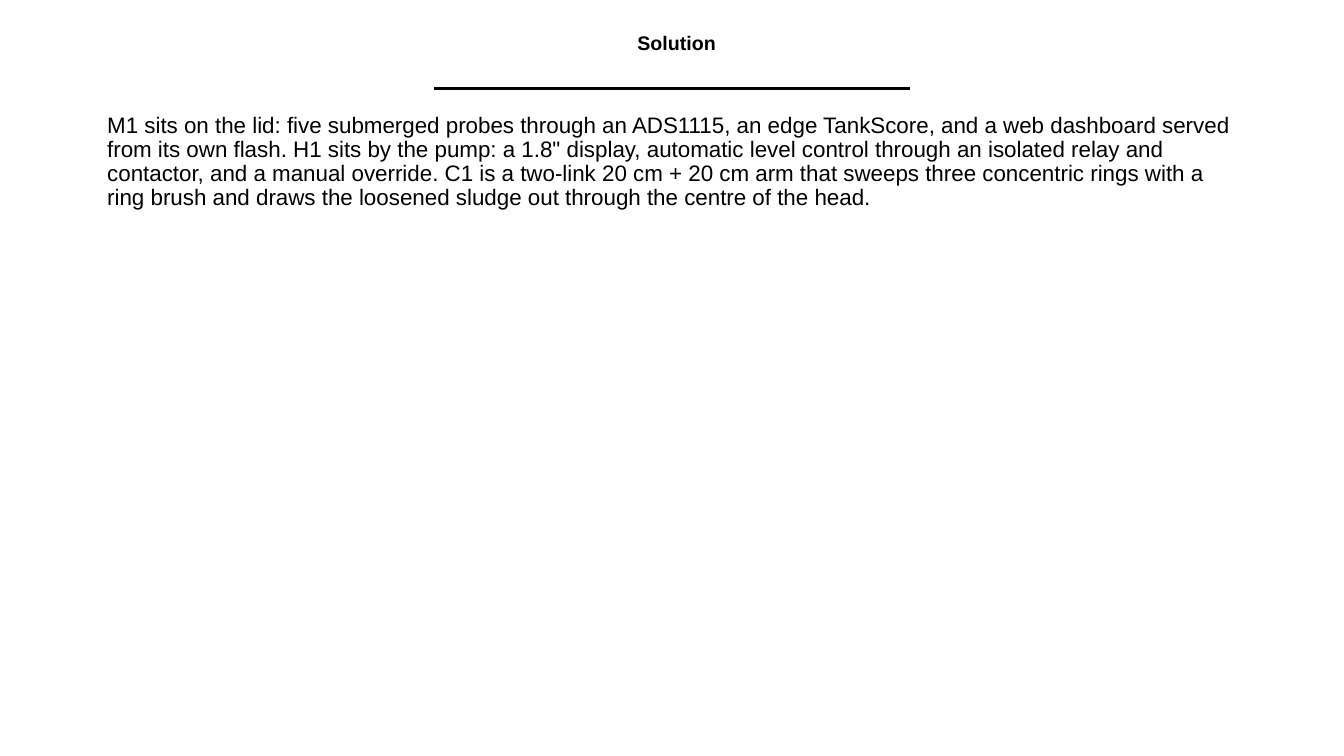
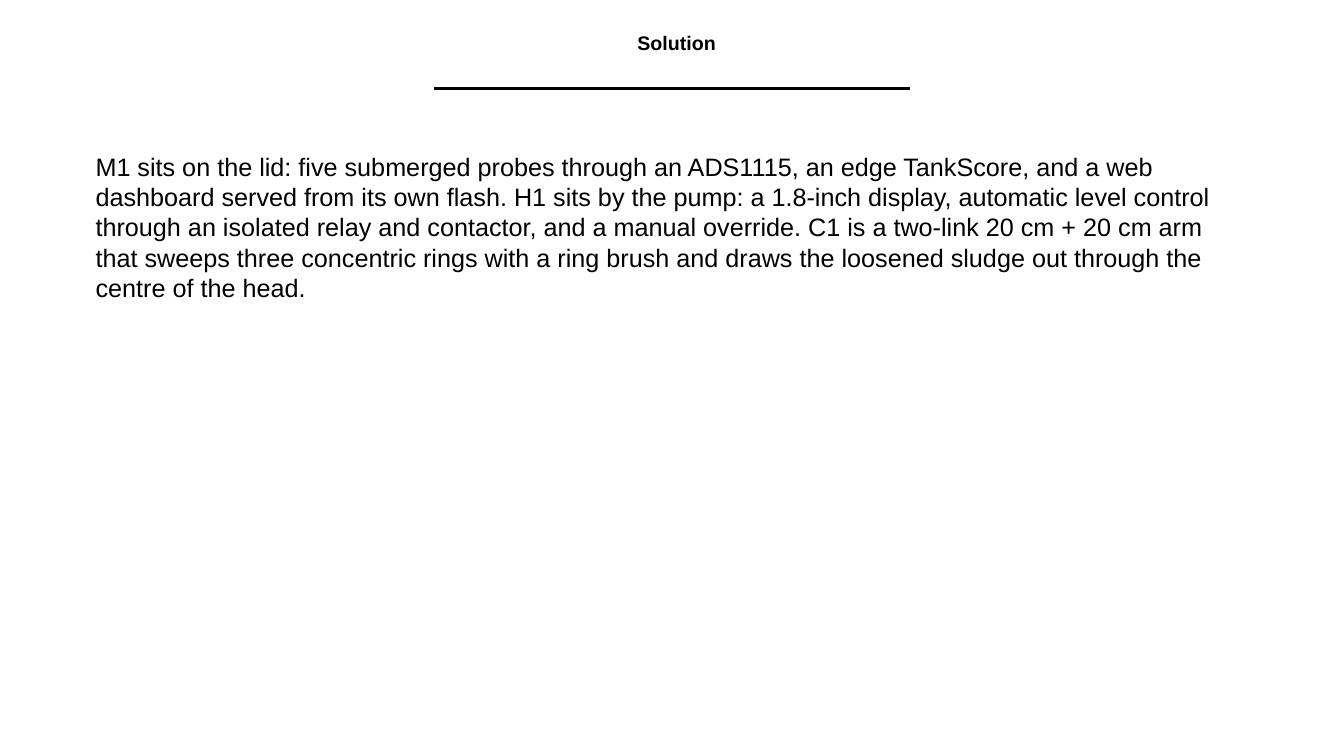
Before and after one commit to adithya-in/tankguard, a slide deck: slide 4 of docs/office/TankGuard_Presentation.pptx. Drawn at 1344x756 pixels with LibreOffice and Linux fonts; fonts in the diff are those of the drawing; background and template pictures are left out. Boxes give left, top, right and bottom in pixels: in the first picture for what was removed or moved away, otherwise in the second. Text is boxed around its words. In the diff, an @@ line names an element or a change of style, - is before the commit and + after.

```diff
--- a/docs/office/TankGuard_Presentation.pptx
+++ b/docs/office/TankGuard_Presentation.pptx
@@ text at (96,157,1210,298): text changed; size 16 to 18 pt @@
-M1 sits on the lid: five submerged probes through an ADS1115, an edge TankScore, and a web dashboard served from its own flash. H1 sits by the pump: a 1.8" display, automatic level control through an isolated relay and contactor, and a manual override. C1 is a two-link 20 cm + 20 cm arm that sweeps three concentric rings with a ring brush and draws the loosened sludge out through the centre of the head.
+M1 sits on the lid: five submerged probes through an ADS1115, an edge TankScore, and a web dashboard served from its own flash. H1 sits by the pump: a 1.8-inch display, automatic level control through an isolated relay and contactor, and a manual override. C1 is a two-link 20 cm + 20 cm arm that sweeps three concentric rings with a ring brush and draws the loosened sludge out through the centre of the head.
```
Also in this commit, not shown: 12 other slides changed, 3 other files.
